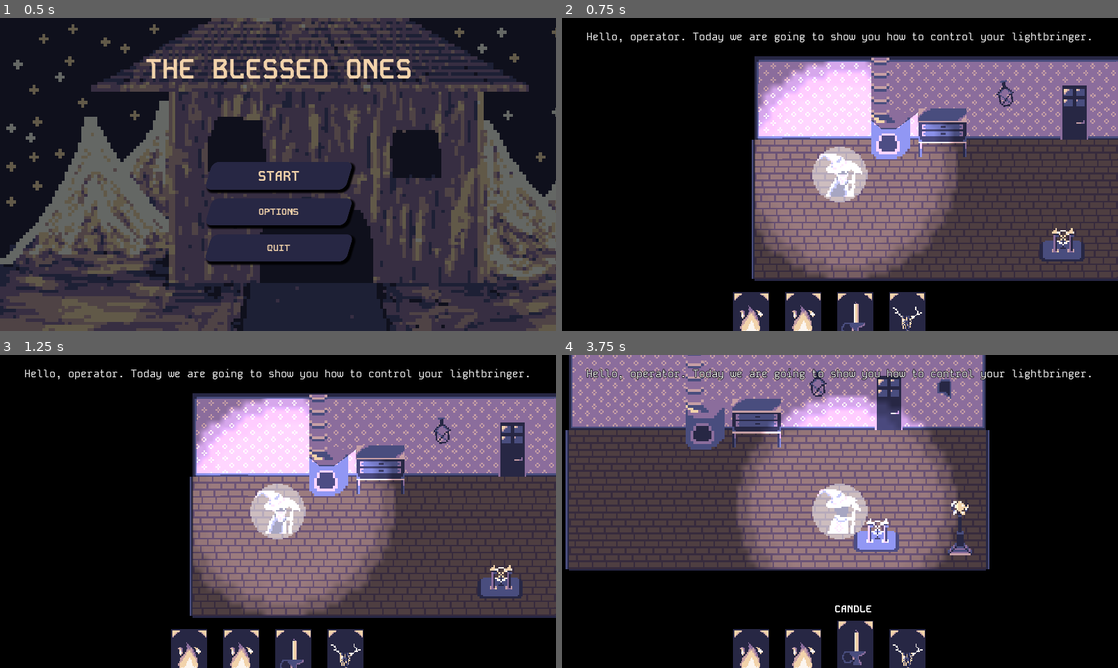
Above: before the commit, frames 1-4 (two rows, left to right).
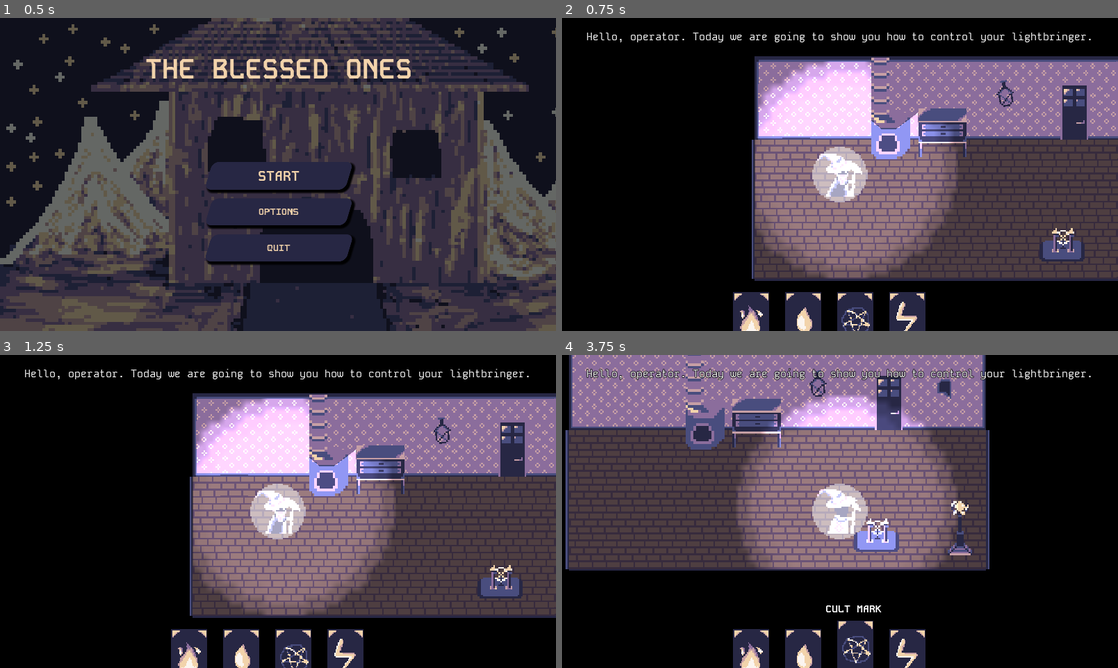
Above: after the commit, the same moments.

Repository: Salach-Malejkum/pirate-software
Game: Godot game, scene res://Scenes/main_menu.tscn
Two runs of this game, one before a commit and one after it. Both use one fixed random seed, a clock stepped at 60 frames per second and the inputs below.
Inputs (mouse positions are in pixels of both pictures, inside the frame that each line leads up to):
- Up to frame 1 (0.5 s): no input
- Up to frame 2 (0.75 s): click "START" at 0.5 s
- Up to frame 3 (1.25 s): no input
- Up to frame 4 (3.75 s): move the mouse to (890, 470) at 1.27 s; hold D (move_right) 1.28-2.03 s; tap E (open_door) every 0.75 s from 1.35 to 3.6 s; click (890, 470) at 1.42 s; move the mouse to (751, 658) at 2.02 s; hold S (move_down) 2.03-2.78 s; click (751, 658) at 2.17 s; move the mouse to (801, 658) at 2.77 s; hold D (move_right) 2.78-3.53 s; click (801, 658) at 2.92 s; tap Enter at 3.5 s; move the mouse to (856, 658) at 3.52 s; hold W (move_up) from 3.53 s (still down); click (856, 658) at 3.67 s

Frame 1 is identical in both runs. In frame 2, 0.5% of the frame differs, in the area x 41-65%, y 90-100%; in frame 3, 0.5%; in frame 4, 0.7%, in the area x 41-65%, y 80-100%.

Commit message:
change starting deck, adjust boss position

Diff:
--- a/Scripts/boss_card_interact.gd
+++ b/Scripts/boss_card_interact.gd
@@ -35,5 +35,6 @@
 		if GameManager.selected_card.card_type == Globals.card_types.BEAST_HEAD:
 			GameManager.card_used.emit()
 			var boss_instance = packed_boss.instantiate()
+			boss_instance.position.y -= 20
 			add_child(boss_instance)
 			_boss_spawned = true
--- a/Scripts/card_manager.gd
+++ b/Scripts/card_manager.gd
@@ -3,9 +3,9 @@
 
 const starting_deck = [
 	Globals.card_types.FIRE,
-	Globals.card_types.FIRE,
-	Globals.card_types.CANDLE,
-	Globals.card_types.BEAST_HEAD
+	Globals.card_types.WATER,
+	Globals.card_types.CULT_MARK,
+	Globals.card_types.ELECTRICITY
 ]
 
 const tutorial_merge_deck = [
